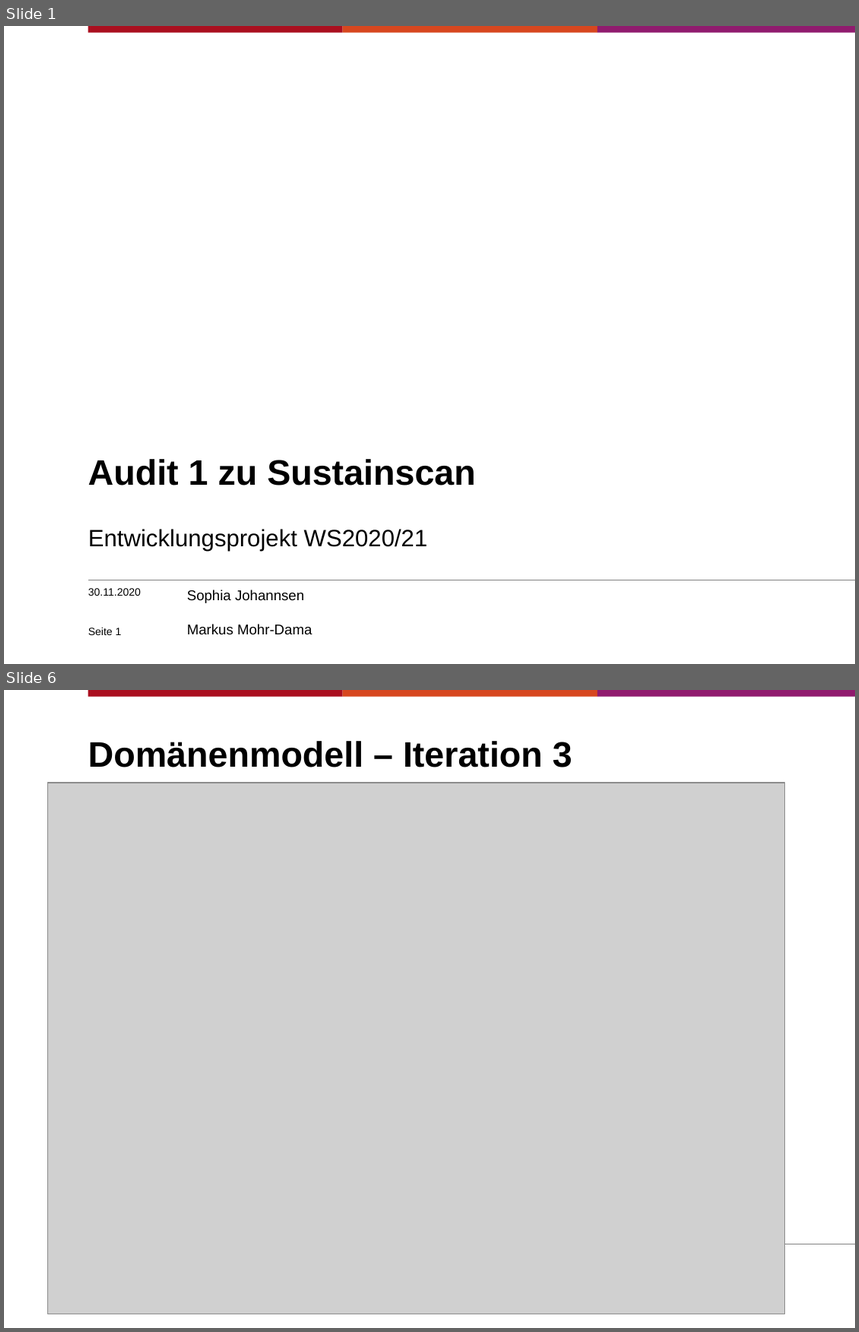
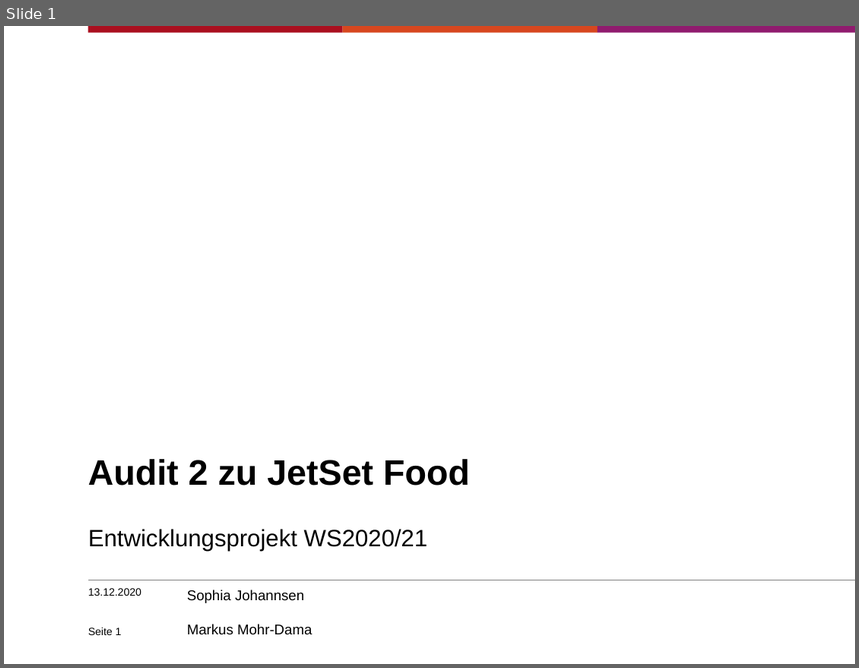
Before and after one commit to sjohannsen1/EPWS2020Mohr-DamaJohannsen, a slide deck: Audits/WS2020_Mohr-Dama_Johannsen_Präsentation_audit1.pptx. Shown one above the other, each under a label of ours: slides 1 and 6 before the commit, slide 1 after it; the slides between them are not shown. The pictures are 859x1332 and 859x668 pixels, drawn with LibreOffice and Linux fonts; fonts in the diff are those of the drawing; grey boxes stand for pictures; background and template pictures are left out. Boxes give left, top, right and bottom in pixels: in the first picture for what was removed or moved away, otherwise in the second. Text is boxed around its words. In the diff, an @@ line names an element or a change of style, - is before the commit and + after.

```diff
--- a/Audits/WS2020_Mohr-Dama_Johannsen_Präsentation_audit1.pptx
+++ b/Audits/WS2020_Mohr-Dama_Johannsen_Präsentation_audit1.pptx
@@ slide 6 removed at [4,690,855,1328], background #FFFFFF; not listed: 4 template elements that a slide beside it also shows @@
@@ title removed at [88,741,572,768] @@
-Domänenmodell – Iteration 3
@@ picture removed at [47,783,785,1315] @@
@@ slide 1 changed as well @@
@@ title at [88,459,470,486]: text changed @@
-Audit 1 zu Sustainscan
+Audit 2 zu JetSet Food
@@ text at [88,588,142,596]: text changed @@
-30.11.2020
+13.12.2020
```
Also in this commit, not shown: 5 other slides changed, 3 slides added, 6 other slides removed, 2 other files.
